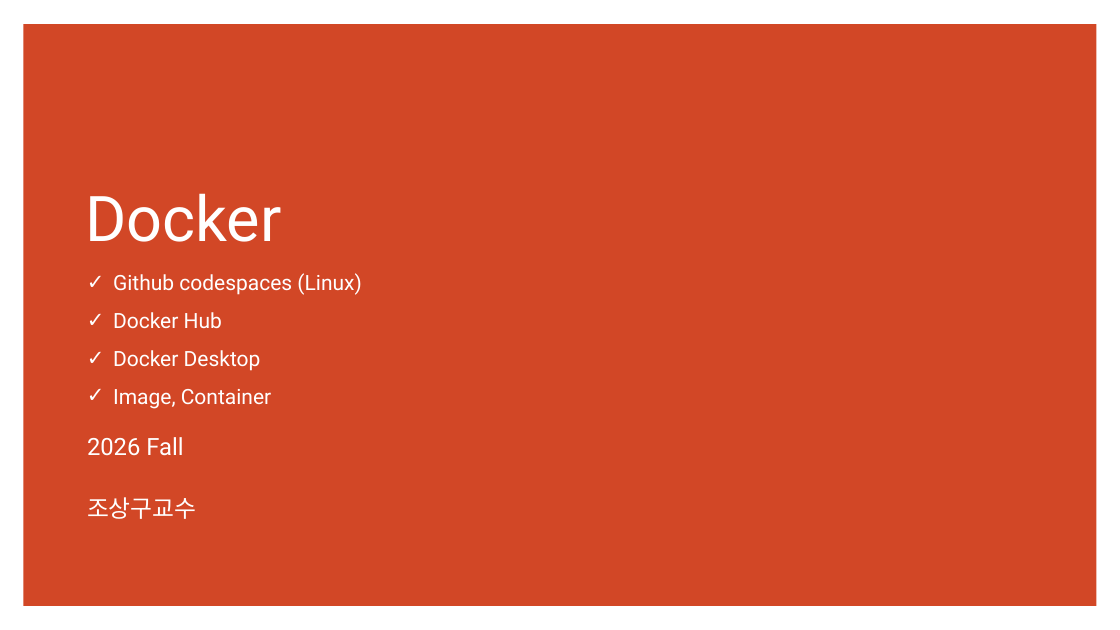
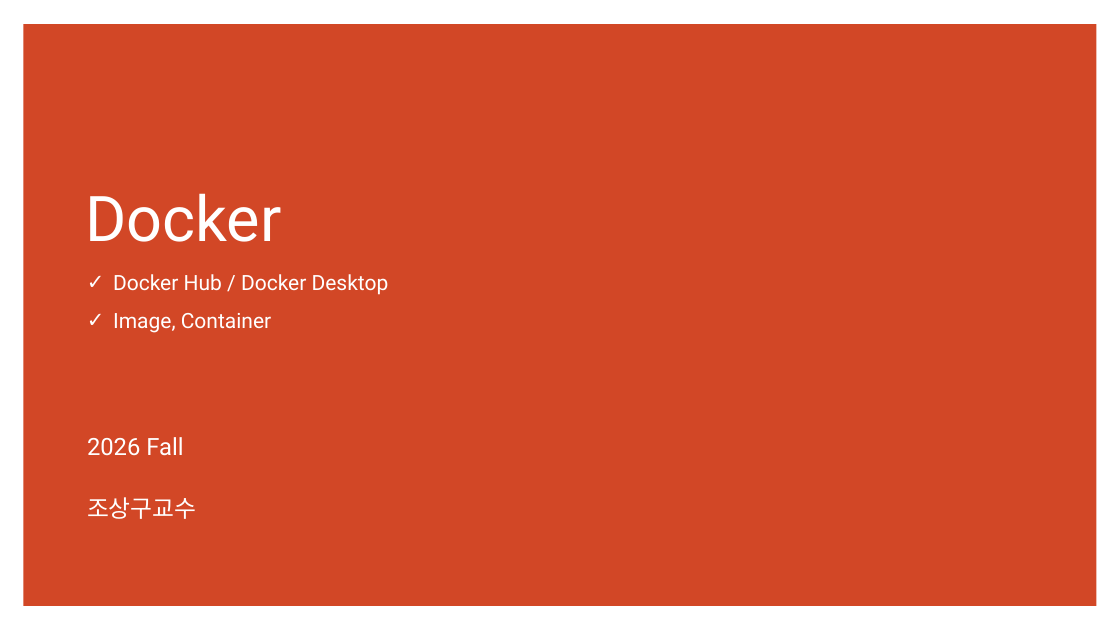
Before and after one commit to ancestor9/2026_Fall_AI-Workflow, a slide deck: slide 31 of PPTs/App Deployment.pptx (slide 21 before the commit). Drawn at 1120x630 pixels with LibreOffice and Linux fonts; fonts in the diff are those of the drawing. Boxes give left, top, right and bottom in pixels: in the first picture for what was removed or moved away, otherwise in the second. Text is boxed around its words. In the diff, an @@ line names an element or a change of style, - is before the commit and + after.

```diff
--- a/PPTs/App Deployment.pptx
+++ b/PPTs/App Deployment.pptx
@@ text at [113,274,389,295]: text changed @@
-✓ Github codespaces (Linux)
-✓ Docker Hub
-✓ Docker Desktop
+✓ Docker Hub / Docker Desktop
```
Also in this commit, not shown: 13 other slides changed, 30 slides added, 1 slide removed.
